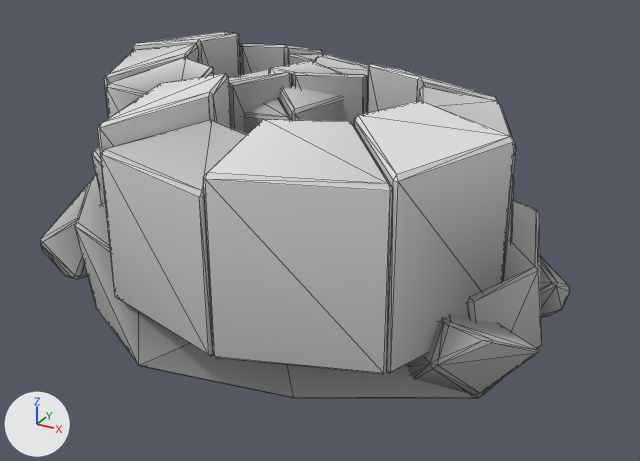
What one commit did to the glTF model assets/models/fiordland/rocks/chasm_rock.glb.
Before and after are seen from a 50 mm lens placed at (4.22, -7.33, 4.4), pointed at (0.24, -0.1, 0.78). The lights are fixed; the arrows at lower left show +X, +Y and +Z. The picture after the commit comes second. Mesh edges are drawn as thin lines. Vertices at exactly the same position are counted once.

In view in the first picture: 'Rock.001'.
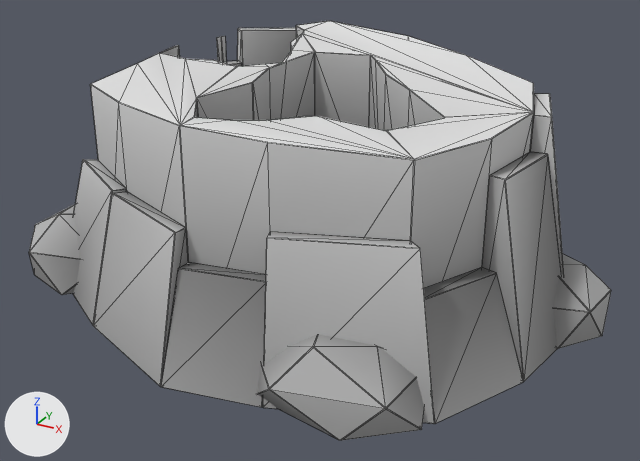
The change, as a list of edits to the scene's bpy script:
```text
Change me_rock_001:
    used by ob_rock_001; location = (0.0, 0.0, 0.0)
    remove me_rock_001.from_pydata(...)  # 742 vertices, 1432 faces; spans x -2.77..2.77, y -2.4..2.4, z 0.0..2.44
    add me_rock_001.from_pydata(...)  # 713 vertices, 1372 faces; spans x -3.02..3.02, y -2.24..2.24, z 0.0..2.5
    me_rock_001 part 1: the loose piece of 179 vertices spanning x -1.26..2.32, y -2.4..1.23, z 0.6..2.44 is rebuilt with 372 vertices and now spans x -2.55..2.58, y -2.22..1.8, z 0.0..2.5
    me_rock_001 part 2: the loose piece of 32 vertices spanning x -2.74..-1.67, y -1.25..-0.38, z 0.08..1.05 is rebuilt with 54 vertices and now spans x -3.02..-1.62, y -1.37..-0.24, z 0.0..0.77
    me_rock_001 part 3: the loose piece of 28 vertices spanning x 1.81..2.67, y 0.01..0.77, z 0.08..0.7 is rebuilt with 48 vertices and now spans x 1.91..3.02, y 0.01..1.06, z 0.0..0.76
    me_rock_001 part 4: a new loose piece of 50 vertices spanning x 0.48..2.06, y -2.24..-1.06, z 0.0..0.68, in mat_paletteatlas
    me_rock_001 part 5: a new loose piece of 47 vertices spanning x 1.97..2.74, y -0.6..1.28, z 0.0..2.16, in mat_paletteatlas
    me_rock_001 part 6: a new loose piece of 47 vertices spanning x -2.48..-1.16, y -1.68..-0.08, z 0.0..1.4, in mat_paletteatlas
    me_rock_001 part 7: a new loose piece of 24 vertices spanning x -1.93..-0.68, y 1.27..2.24, z 0.0..2.4, in mat_paletteatlas
    me_rock_001 part 8: a new loose piece of 24 vertices spanning x -2.55..-1.54, y 0.64..1.57, z 0.0..2.02, in mat_paletteatlas
    me_rock_001 part 9: 345 vertices removed from x -2.77..2.77, y -2.07..2.4, z 0.0..2.36
    other edits to the shape of me_rock_001 do not show in these pictures
```

Pixel boxes (x1, y1, x2, y2) of what changed, in the pictures (640 x 461 px):
'Rock.001', reshaped (10% wider, 14% taller): before (40, 32, 570, 398); after (29, 21, 611, 440)
part 1 of me_rock_001, rebuilt (6% wider, 30% taller): before (98, 64, 516, 374); after (90, 21, 534, 424)
part 2 of me_rock_001, rebuilt: before (40, 175, 106, 279); after (29, 204, 80, 295)
part 3 of me_rock_001, rebuilt: before (540, 256, 570, 317); after (554, 254, 611, 349)
part 4 of me_rock_001, added: after (257, 334, 424, 440)
part 5 of me_rock_001, added: after (482, 93, 564, 382)
part 6 of me_rock_001, added: after (72, 159, 127, 325)
part 7 of me_rock_001, added: after (237, 28, 296, 66)
part 8 of me_rock_001, added (mostly hidden): after (226, 60, 243, 66)
part 9 of me_rock_001, deleted: before (75, 32, 542, 398)
